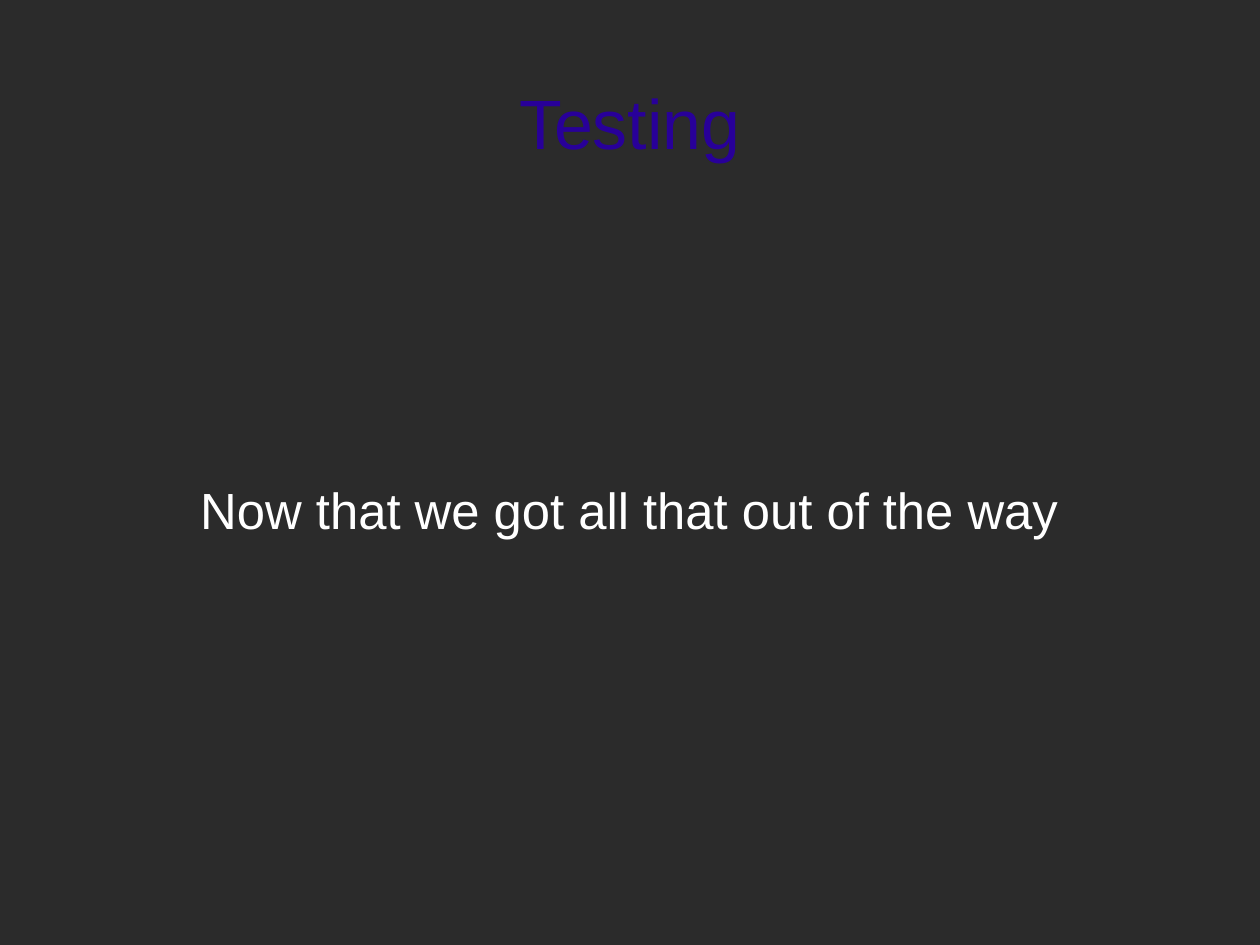
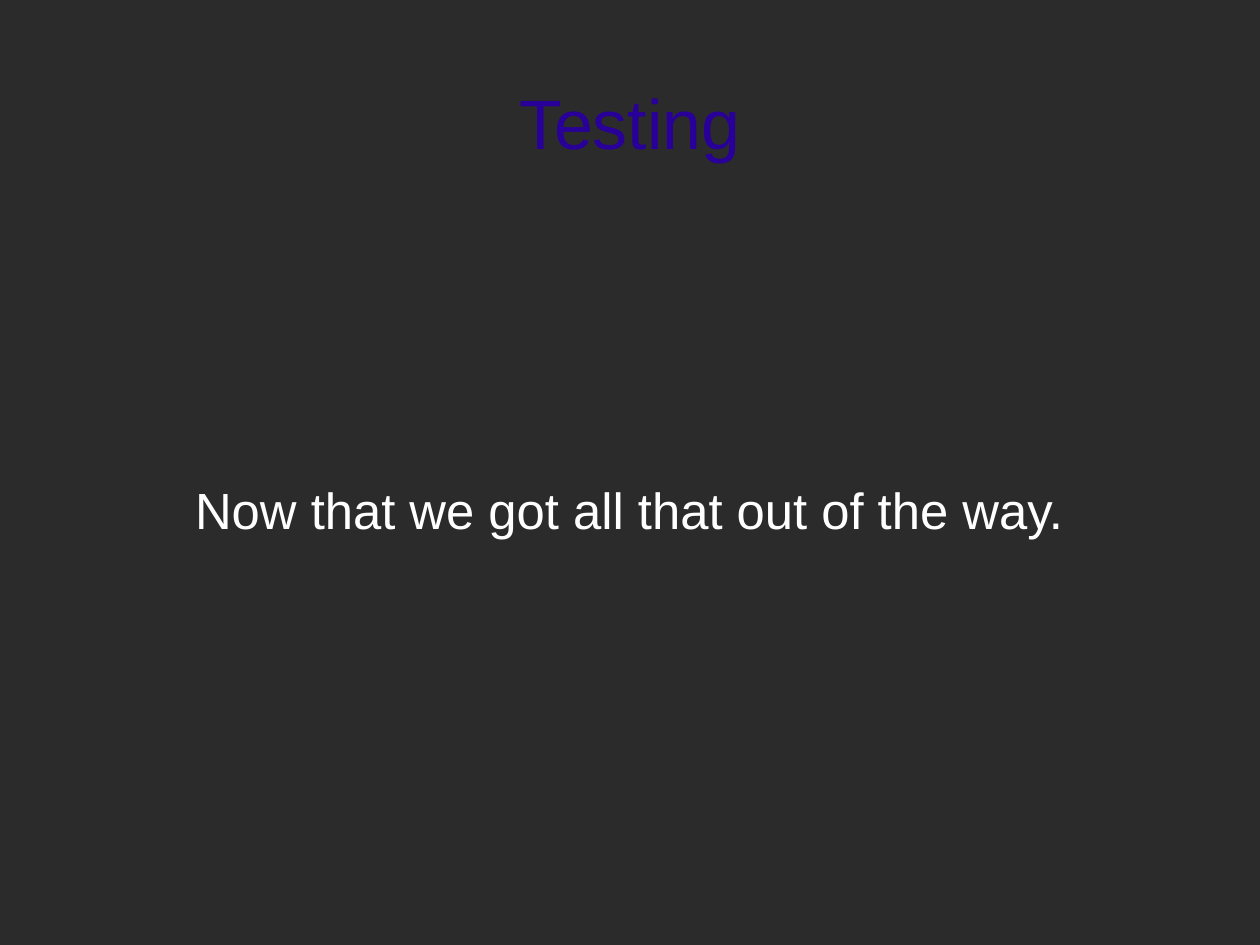
Before and after one commit to zippy1981/TalkMaterials, a slide deck: slide 23 of NYPHP/2010-May/Hacking PHP for Fun and Profit.odp. Drawn at 1260x945 pixels with LibreOffice and Linux fonts; fonts in the diff are those of the drawing; background and template pictures are left out; a plain dark background stands for a picture behind light text. Boxes give left, top, right and bottom in pixels: in the first picture for what was removed or moved away, otherwise in the second. Text is boxed around its words. In the diff, an @@ line names an element or a change of style, - is before the commit and + after.

```diff
--- a/NYPHP/2010-May/Hacking PHP for Fun and Profit.odp
+++ b/NYPHP/2010-May/Hacking PHP for Fun and Profit.odp
@@ subtitle at box(195, 492, 1063, 539): text changed @@
-Now that we got all that out of the way
+Now that we got all that out of the way.
```
Also in this commit, not shown: 3 other slides changed, 1 slide removed.
